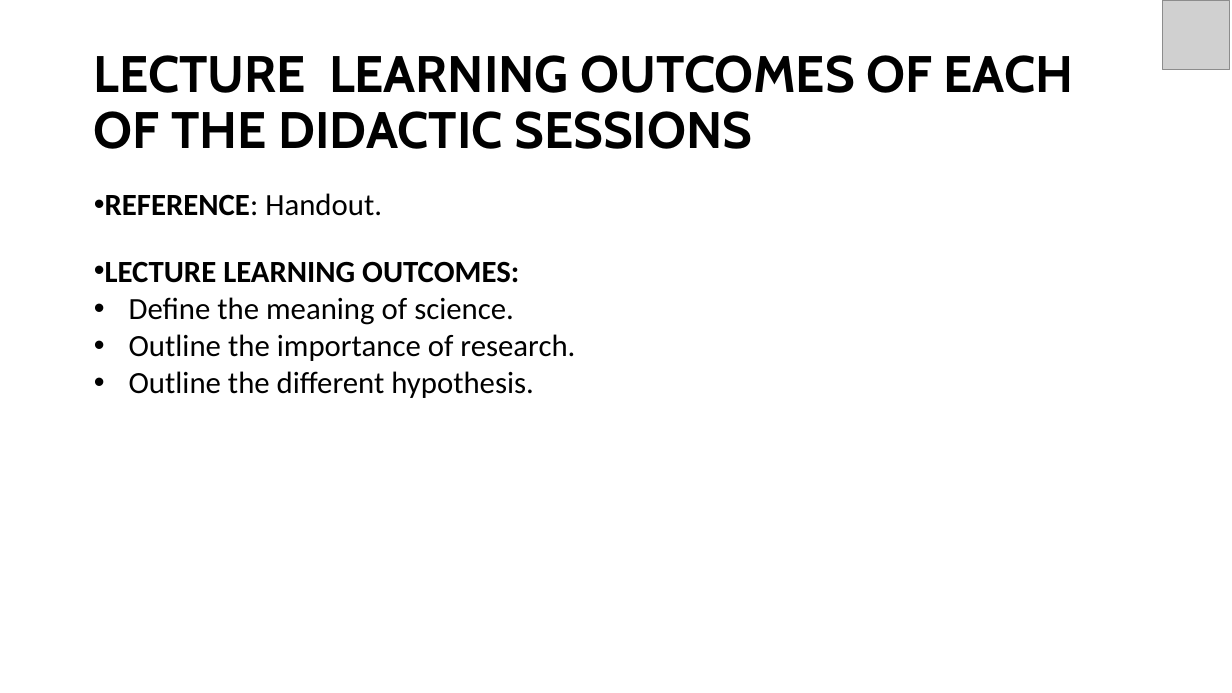
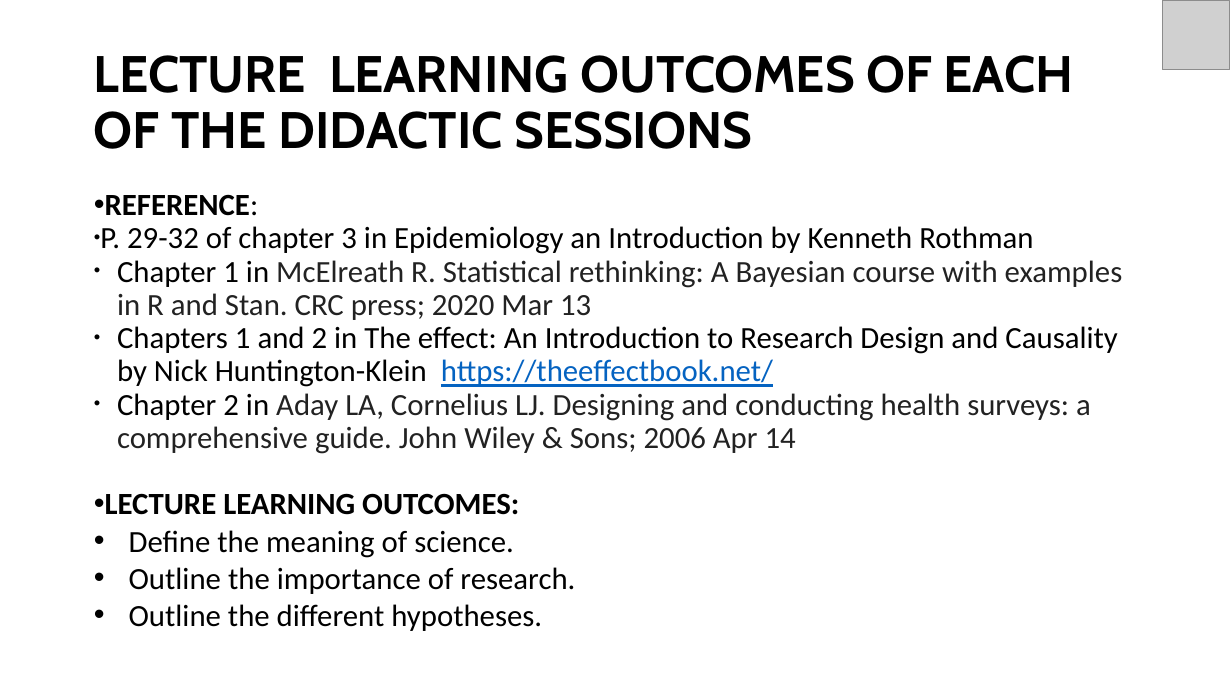
Before and after one commit to tshihayb/Principles-of-Scientific-Evidence, a slide deck: slide 2 of Lectures/DEPH 312 Lecture 2 Introduction Science and Research.pptx. Drawn at 1232x693 pixels with LibreOffice and Linux fonts; fonts in the diff are those of the drawing; grey boxes stand for pictures. Boxes give left, top, right and bottom in pixels: in the first picture for what was removed or moved away, otherwise in the second. Text is boxed around its words. In the diff, an @@ line names an element or a change of style, - is before the commit and + after.

```diff
--- a/Lectures/DEPH 312 Lecture 2 Introduction Science and Research.pptx
+++ b/Lectures/DEPH 312 Lecture 2 Introduction Science and Research.pptx
@@ text at [100,194,1123,454]: text changed; text colour #000000 to #222222; bold off @@
-• REFERENCE: Handout.
+• REFERENCE:
+• P. 29-32 of chapter 3 in Epidemiology an Introduction by Kenneth Rothman
+• Chapter 1 in McElreath R. Statistical rethinking: A Bayesian course with examples in R and Stan. CRC press; 2020 Mar 13
+• Chapters 1 and 2 in The effect: An Introduction to Research Design and Causality by Nick Huntington-Klein https://theeffectbook.net/
+• Chapter 2 in Aday LA, Cornelius LJ. Designing and conducting health surveys: a comprehensive guide. John Wiley & Sons; 2006 Apr 14
@@ text at [129,604,542,631]: text changed @@
-• Outline the different hypothesis.
+• Outline the different hypotheses.
```
Also in this commit, not shown: 1 other slide changed, 5 other files.
